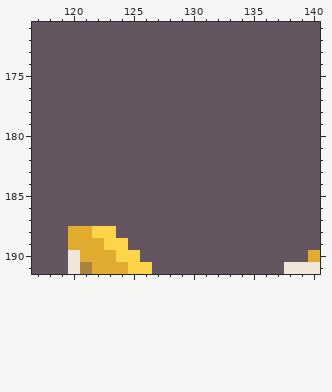
Pixel-art file -- Assets/AngeliA Game/Artwork/Misc/Item.ase. The first picture shows the starting point.
256x256 pixels, 1 frame. Colours within 5 levels of each other are drawn and written as one. Shown: x 117..140, y 171..191. The commit also changed other parts of the picture, which this record leaves out.
Now the later version:
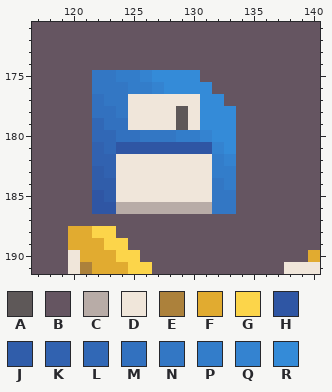
Palette (. is transparent): A #5e5858  B #655561  C #b8aca7  D #f0e6da  E #ac813b  F #e1ab30  G #fcd54a  H #2f56a4  J #305daa  K #3162b0  L #3168b6  M #3271bf  N #3377c4  P #337dca  Q #3483d0  R #348bd8
What changed:
Layer "@Meta #z=35":
Colour B gives way to colour A in rows 178 to 179 at x 129.
Colour B gives way to colour C in row 186 at x 124 to 131.
Colour B gives way to colour D in row 177 at x 125 to 130; in rows 178 to 179 at x 125 to 128 and 130; in rows 182 to 185 at x 124 to 131.
Colour B gives way to colour H in row 181 at x 124 to 131; in row 185 at x 122; in row 186 at x 122 to 123.
Colour B gives way to colour J in row 183 at x 122; in row 184 at x 122 to 123; in row 185 at x 123.
Colour B gives way to colour K in row 181 at x 122; in row 182 at x 122 to 123; in row 183 at x 123.
Colour B gives way to colour L in row 179 at x 122; in row 180 at x 122 to 123; in row 181 at x 123.
Colour B gives way to colour M in row 177 at x 122; in row 178 at x 122 to 123; in row 179 at x 123 to 124; in row 180 at x 124 to 125.
Colour B gives way to colour N in row 175 at x 122 to 123; in row 176 at x 122 to 124; in row 177 at x 123 to 124; in row 178 at x 124; in row 180 at x 126 to 128; in row 184 at x 132.
Colour B gives way to colour N in rows 185 to 186 at x 132 to 133.
Colour B gives way to colour P in row 175 at x 124 to 125; in row 176 at x 125 to 126; in row 180 at x 129 to 130; in row 182 at x 132; in row 183 at x 132 to 133; in row 184 at x 133.
Colour B gives way to colour Q in row 175 at x 126; in row 176 at x 127; in row 180 at x 131; in row 181 at x 132; in row 182 at x 133.
Colour B gives way to colour R in row 175 at x 127 to 130; in row 176 at x 128 to 131; in row 177 at x 131 to 132; in rows 178 to 179 at x 131 to 133; in row 180 at x 132 to 133; in row 181 at x 133.
Where, in picture pixels (left, top, right, bottom), the same in both pictures:
changed: (92, 70, 236, 214)
